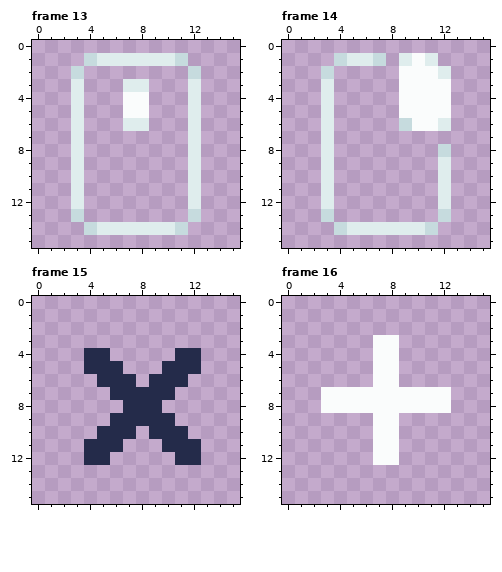
Two versions of one pixel-art file, project/assets/icons.ase. This is how it looked before the edit.
16x16 pixels, 17 frames. Shown: frame 13, frame 14, frame 15, frame 16. The commit also changed other frames, which this record leaves out.
Once edited:
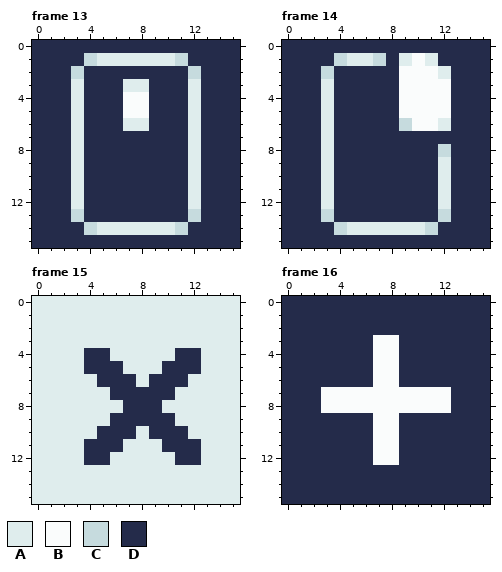
Palette (. is transparent): A #dfeded  B #fafcfc  C #c6dbde  D #242b4a
Changes in this commit:
layer "Layer 2" now shown
--- frame 13, layer "Layer 2"
@@ x 0..15 @@
- 0 ................
- 1 ....CAAAAAAC....
- 2 ...C........C...
- 3 ...A...AA...A...
- 4 ...A...BB...A...
- 5 ...A...BB...A...
- 6 ...A...AA...A...
- 7 ...A........A...
- 8 ...A........A...
- 9 ...A........A...
-10 ...A........A...
-11 ...A........A...
-12 ...A........A...
-13 ...C........C...
-14 ....CAAAAAAC....
-15 ................
+ 0 DDDDDDDDDDDDDDDD
+ 1 DDDDCAAAAAACDDDD
+ 2 DDDCDDDDDDDDCDDD
+ 3 DDDADDDAADDDADDD
+ 4 DDDADDDBBDDDADDD
+ 5 DDDADDDBBDDDADDD
+ 6 DDDADDDAADDDADDD
+ 7 DDDADDDDDDDDADDD
+ 8 DDDADDDDDDDDADDD
+ 9 DDDADDDDDDDDADDD
+10 DDDADDDDDDDDADDD
+11 DDDADDDDDDDDADDD
+12 DDDADDDDDDDDADDD
+13 DDDCDDDDDDDDCDDD
+14 DDDDCAAAAAACDDDD
+15 DDDDDDDDDDDDDDDD
--- frame 14, layer "Layer 2"
@@ x 0..15 @@
- 0 ................
- 1 ....CAAC.ABA....
- 2 ...C.....BBBA...
- 3 ...A.....BBBB...
- 4 ...A.....BBBB...
- 5 ...A.....BBBB...
- 6 ...A.....CBBA...
- 7 ...A............
- 8 ...A........C...
- 9 ...A........A...
-10 ...A........A...
-11 ...A........A...
-12 ...A........A...
-13 ...C........C...
-14 ....CAAAAAAC....
-15 ................
+ 0 DDDDDDDDDDDDDDDD
+ 1 DDDDCAACDABADDDD
+ 2 DDDCDDDDDBBBADDD
+ 3 DDDADDDDDBBBBDDD
+ 4 DDDADDDDDBBBBDDD
+ 5 DDDADDDDDBBBBDDD
+ 6 DDDADDDDDCBBADDD
+ 7 DDDADDDDDDDDDDDD
+ 8 DDDADDDDDDDDCDDD
+ 9 DDDADDDDDDDDADDD
+10 DDDADDDDDDDDADDD
+11 DDDADDDDDDDDADDD
+12 DDDADDDDDDDDADDD
+13 DDDCDDDDDDDDCDDD
+14 DDDDCAAAAAACDDDD
+15 DDDDDDDDDDDDDDDD
--- frame 15, layer "Layer 2"
@@ x 0..15 @@
- 0 ................
- 1 ................
- 2 ................
- 3 ................
- 4 ....DD.....DD...
- 5 ....DDD...DDD...
- 6 .....DDD.DDD....
- 7 ......DDDDD.....
- 8 .......DDD......
- 9 ......DDDDD.....
-10 .....DDD.DDD....
-11 ....DDD...DDD...
-12 ....DD.....DD...
-13 ................
-14 ................
-15 ................
+ 0 AAAAAAAAAAAAAAAA
+ 1 AAAAAAAAAAAAAAAA
+ 2 AAAAAAAAAAAAAAAA
+ 3 AAAAAAAAAAAAAAAA
+ 4 AAAADDAAAAADDAAA
+ 5 AAAADDDAAADDDAAA
+ 6 AAAAADDDADDDAAAA
+ 7 AAAAAADDDDDAAAAA
+ 8 AAAAAAADDDAAAAAA
+ 9 AAAAAADDDDDAAAAA
+10 AAAAADDDADDDAAAA
+11 AAAADDDAAADDDAAA
+12 AAAADDAAAAADDAAA
+13 AAAAAAAAAAAAAAAA
+14 AAAAAAAAAAAAAAAA
+15 AAAAAAAAAAAAAAAA
--- frame 16, layer "Layer 2"
@@ x 0..15 @@
- 0 ................
- 1 ................
- 2 ................
- 3 .......BB.......
- 4 .......BB.......
- 5 .......BB.......
- 6 .......BB.......
- 7 ...BBBBBBBBBB...
- 8 ...BBBBBBBBBB...
- 9 .......BB.......
-10 .......BB.......
-11 .......BB.......
-12 .......BB.......
-13 ................
-14 ................
-15 ................
+ 0 DDDDDDDDDDDDDDDD
+ 1 DDDDDDDDDDDDDDDD
+ 2 DDDDDDDDDDDDDDDD
+ 3 DDDDDDDBBDDDDDDD
+ 4 DDDDDDDBBDDDDDDD
+ 5 DDDDDDDBBDDDDDDD
+ 6 DDDDDDDBBDDDDDDD
+ 7 DDDBBBBBBBBBBDDD
+ 8 DDDBBBBBBBBBBDDD
+ 9 DDDDDDDBBDDDDDDD
+10 DDDDDDDBBDDDDDDD
+11 DDDDDDDBBDDDDDDD
+12 DDDDDDDBBDDDDDDD
+13 DDDDDDDDDDDDDDDD
+14 DDDDDDDDDDDDDDDD
+15 DDDDDDDDDDDDDDDD
